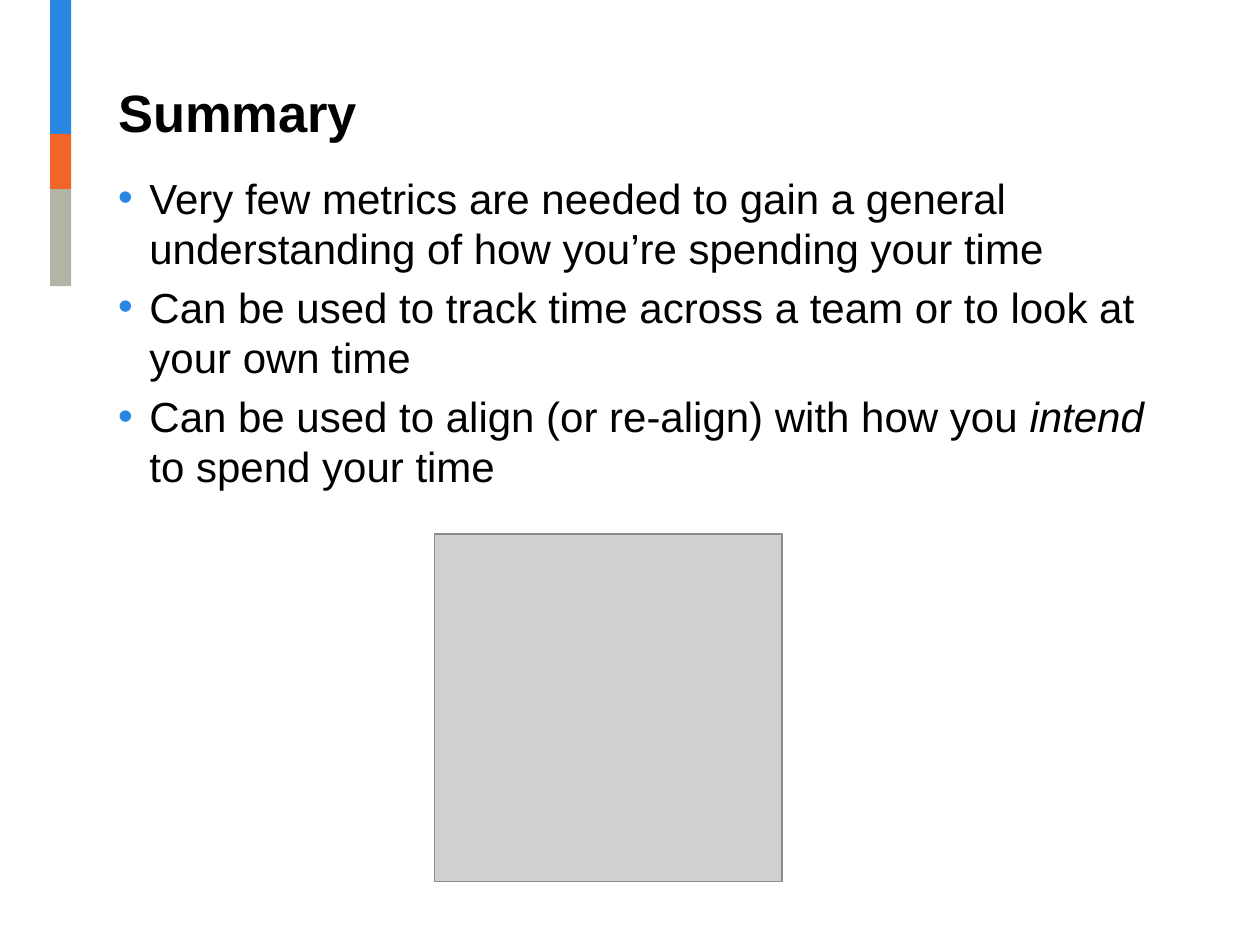
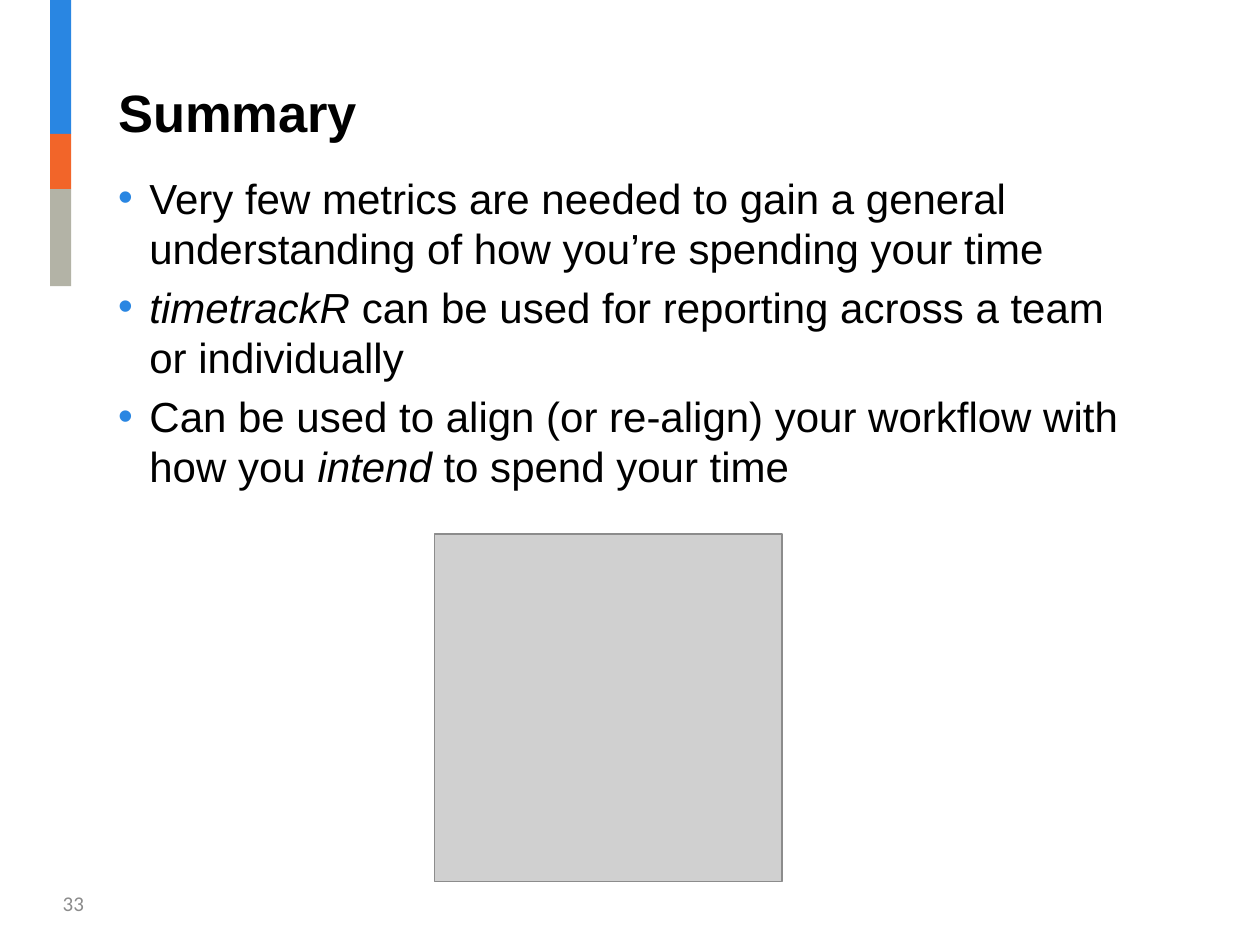
Before and after one commit to jalavery/timetrackR, a slide deck: slide 33 of RLadies timetrackR Presentation.pptx (slide 36 before the commit). Drawn at 1260x945 pixels with LibreOffice and Linux fonts; fonts in the diff are those of the drawing; grey boxes stand for pictures; background and template pictures are left out. Boxes give left, top, right and bottom in pixels: in the first picture for what was removed or moved away, otherwise in the second. Text is boxed around its words. In the diff, an @@ line names an element or a change of style, - is before the commit and + after.

```diff
--- a/RLadies timetrackR Presentation.pptx
+++ b/RLadies timetrackR Presentation.pptx
@@ text at [149,292,1118,491]: text changed @@
-• Can be used to track time across a team or to look at your own time
-• Can be used to align (or re-align) with how you intend to spend your time
+• timetrackR can be used for reporting across a team or individually
+• Can be used to align (or re-align) your workflow with how you intend to spend your time
@@ page number added at [63,897,84,911], 12 pt, text #8C8C8C @@
+33
```
Also in this commit, not shown: 26 other slides changed, 7 slides added, 10 slides removed, 13 other files.
